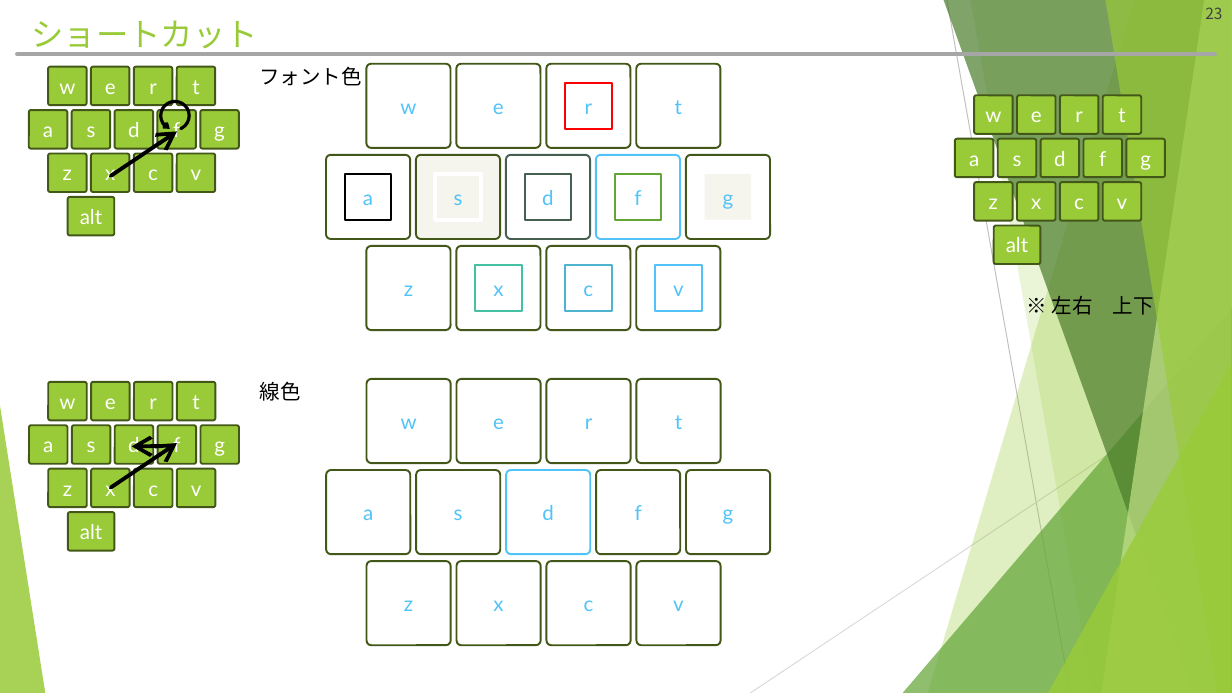
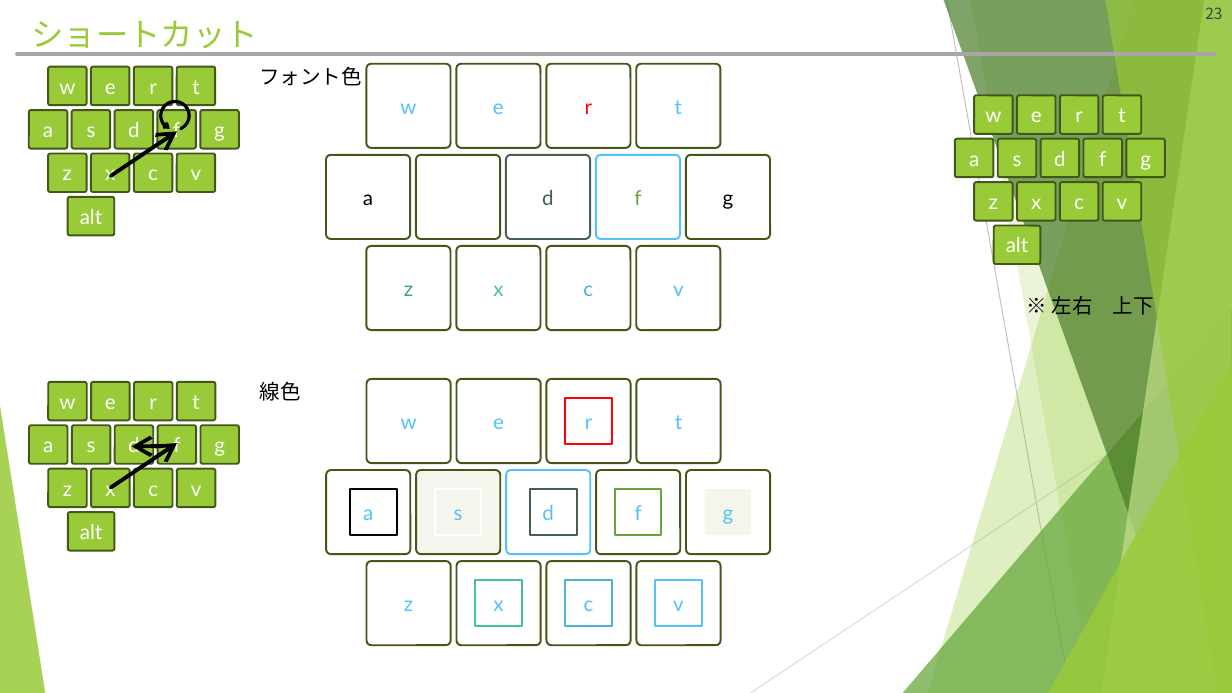
Before and after one commit to hitsuji-ga-u/pawapo, a slide deck: slide 23 of slide/customUI_debug.pptm. Drawn at 1232x693 pixels with LibreOffice and Linux fonts; fonts in the diff are those of the drawing. Boxes give left, top, right and bottom in pixels: in the first picture for what was removed or moved away, otherwise in the second. Text is boxed around its words. In the diff, an @@ line names an element or a change of style, - is before the commit and + after.

```diff
--- a/slide/customUI_debug.pptm
+++ b/slide/customUI_debug.pptm
@@ rounded rectangle "r" at (546,64,630,148): text colour #51C3F9 to #FF0000 @@
@@ rounded rectangle "a" at (326,155,410,239): text colour #51C3F9 to #000000 @@
@@ rounded rectangle at (416,155,500,239): fill #E2DFCC at 34% opacity to none @@
@@ rounded rectangle "d" at (506,155,591,239): text colour #51C3F9 to #455F51 @@
@@ rounded rectangle "f" at (596,155,680,239): text colour #51C3F9 to #63A537 @@
@@ rounded rectangle "g" at (686,155,770,239): text colour #51C3F9 to #000000 @@
@@ text in rounded rectangle at (454,194,463,205): text removed @@
-s
@@ rounded rectangle "z" at (367,246,451,330): text colour #51C3F9 to #37A76F @@
@@ rounded rectangle "x" at (457,246,541,330): text colour #51C3F9 to #44C1A3 @@
@@ rounded rectangle "c" at (546,246,630,330): text colour #51C3F9 to #4EB3CF @@
@@ rounded rectangle "s" at (416,470,500,555): fill none to #E2DFCC at 34% opacity @@
@@ rectangle: place and size @@
-rectangle at (345,174,391,219)
+rectangle at (350,489,396,534)
@@ 7 rectangles: place and size @@
-7 rectangles at (435,83,751,311)
+7 rectangles at (435,398,751,626)
@@ rectangle at (435,489,482,534): outline #FFFFFF 3 pt to #FFFFFF 1.5 pt @@
@@ rectangle: place and size @@
-rectangle at (525,174,571,219)
+rectangle at (531,489,577,534)
```
Also in this commit, not shown: 5 other slides changed, 3 slides added, 1 slide removed, 2 other files.
